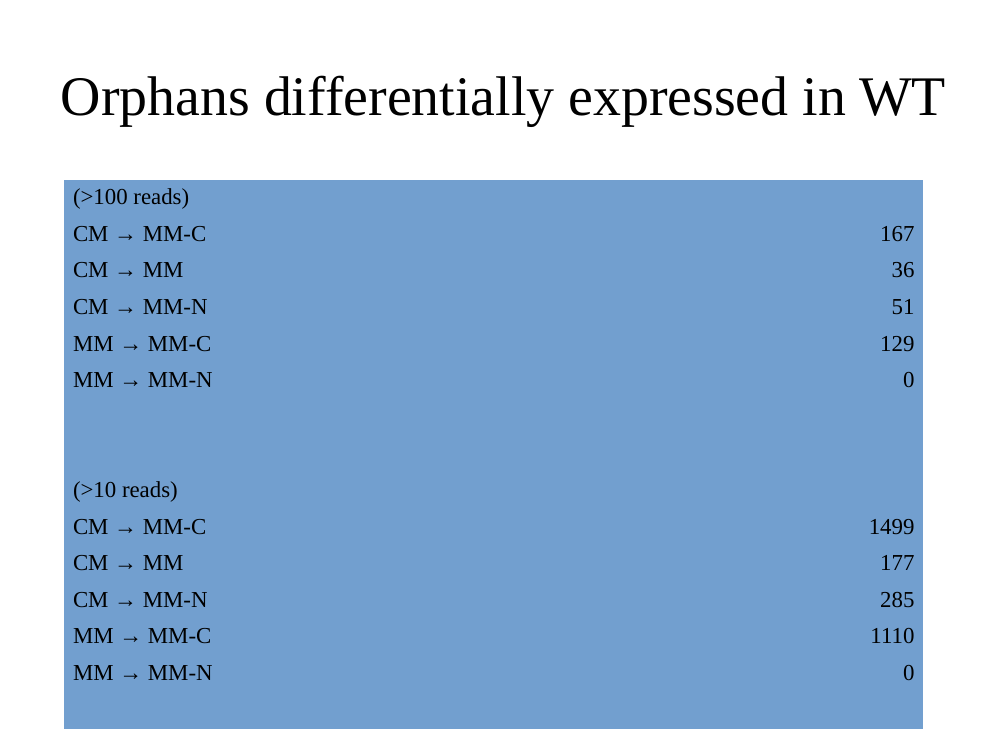
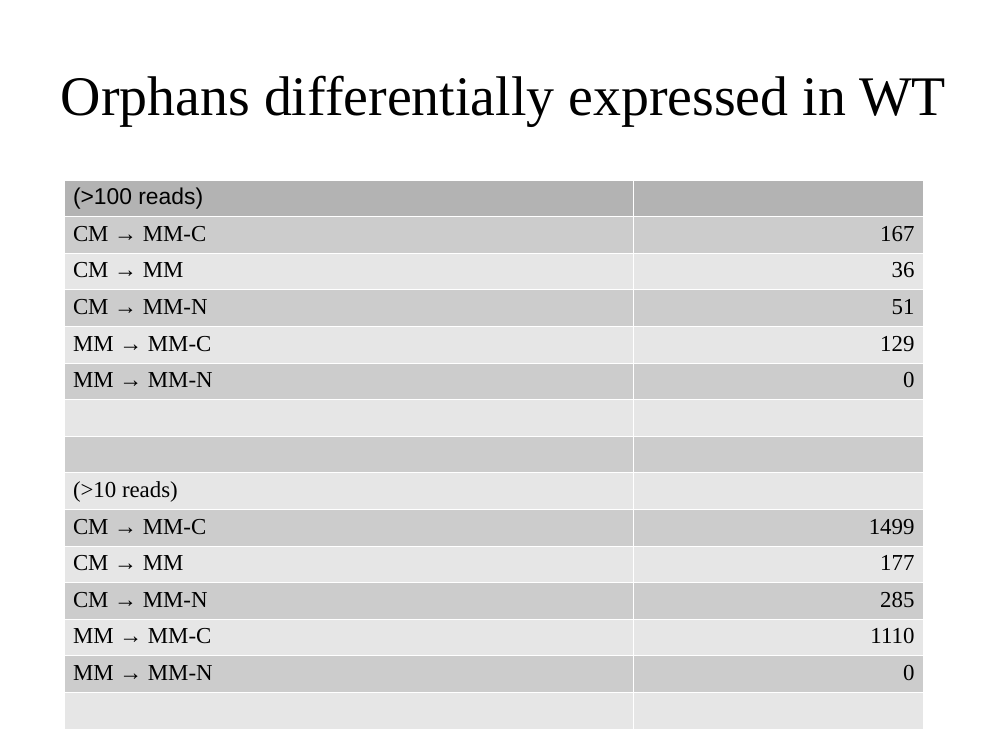
Before and after one commit to wilkinsonlab/m-oryzae-polya, a slide deck: slide 18 of doc/polyA/version_21/oryzae_presentation.odp. Drawn at 1008x756 pixels with LibreOffice and Linux fonts; fonts in the diff are those of the drawing. Boxes give left, top, right and bottom in pixels: in the first picture for what was removed or moved away, otherwise in the second. Text is boxed around its words. In the diff, an @@ line names an element or a change of style, - is before the commit and + after.

```diff
--- a/doc/polyA/version_21/oryzae_presentation.odp
+++ b/doc/polyA/version_21/oryzae_presentation.odp
@@ table at [64, 179, 924, 704] @@
@@ fill #729FCF to #B3B3B3 in row 1 @@
@@ fill #729FCF to #CCCCCC in 14 cells @@
@@ fill #729FCF to #E6E6E6 in 14 cells @@
@@ font Times New Roman to Arial in "(>100 reads)" @@
@@ borders changed @@
```
Also in this commit, not shown: 20 other slides changed, 2 slides added, 2 other files.
